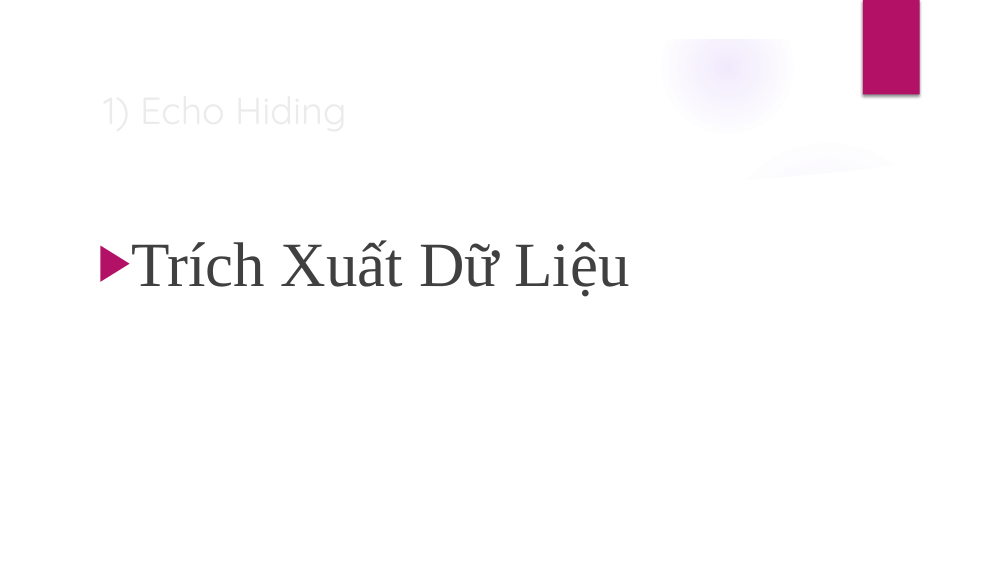
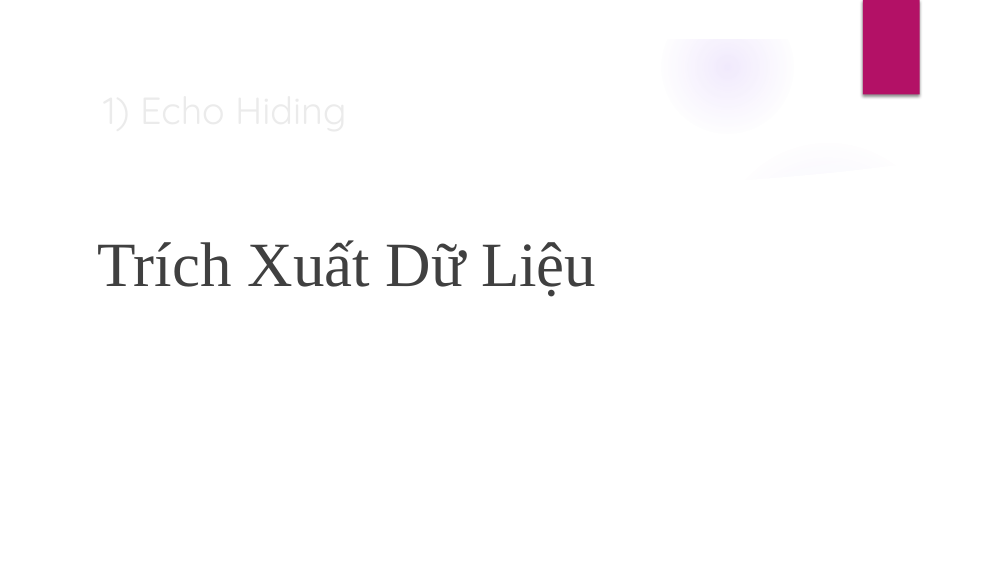
Before and after one commit to TruongThanhNam97/angular-audio, a slide deck: slide 18 of document/BC-LVTN.pptx. Drawn at 1008x567 pixels with LibreOffice and Linux fonts; fonts in the diff are those of the drawing; background and template pictures are left out. Boxes give left, top, right and bottom in pixels: in the first picture for what was removed or moved away, otherwise in the second. Text is boxed around its words. In the diff, an @@ line names an element or a change of style, - is before the commit and + after.

```diff
--- a/document/BC-LVTN.pptx
+++ b/document/BC-LVTN.pptx
@@ text "Trích Xuất Dữ Liệu" at bbox=[98, 240, 596, 297]: bullet ▶ to none @@
```
Also in this commit, not shown: 10 other slides changed, 8 slides added, 3 other files.
